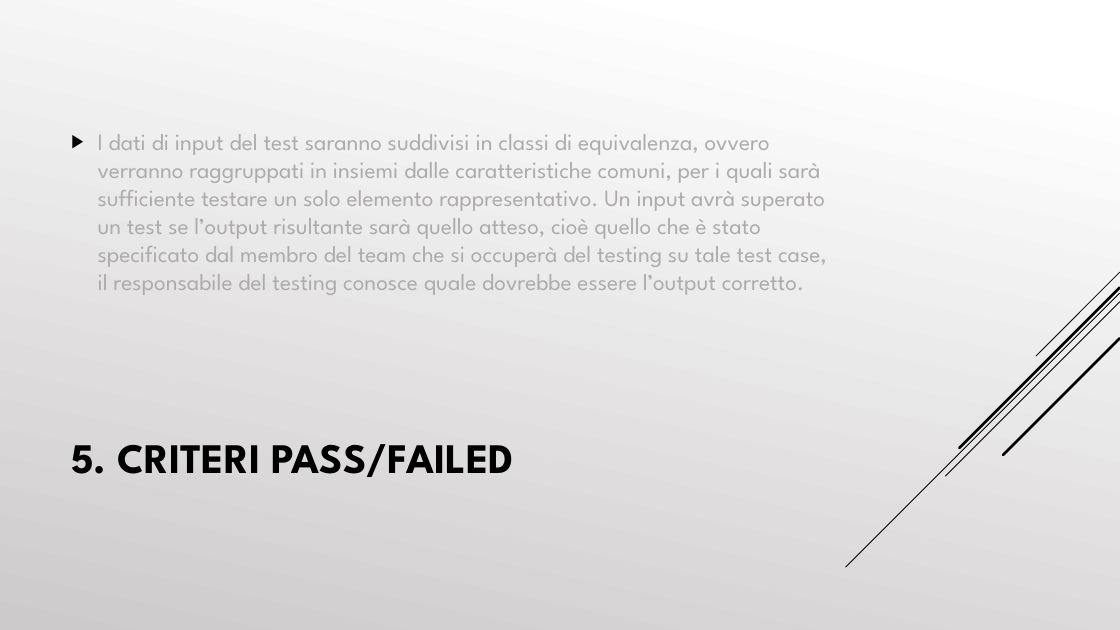
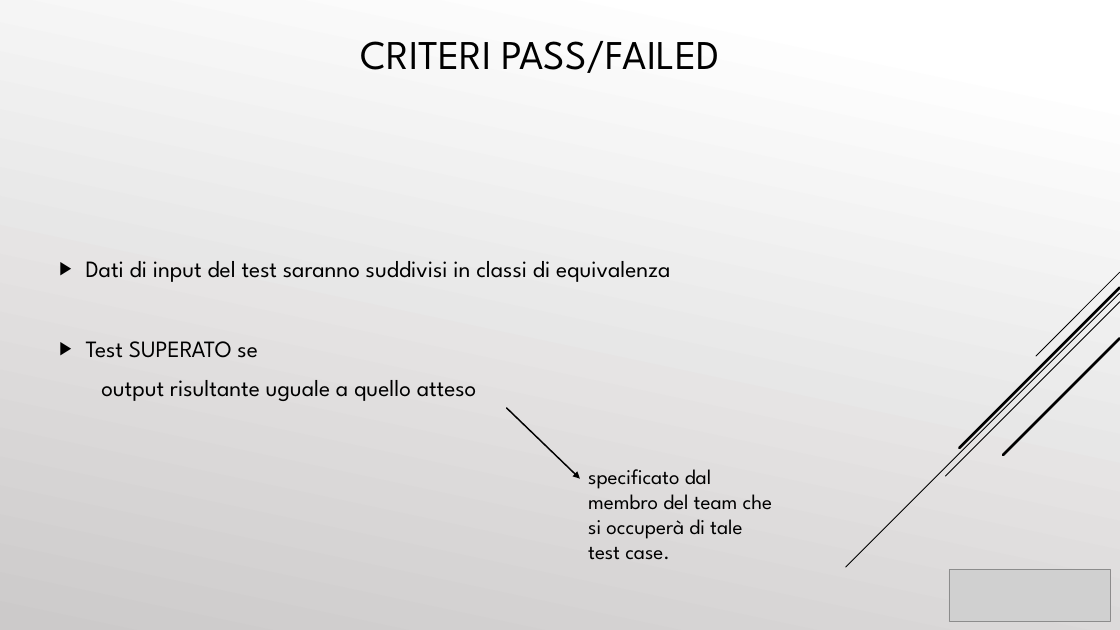
Before and after one commit to cosimob28/GamesHub, a slide deck: slide 47 of Work in progress/Presentazione/GamesHub.pptx. Drawn at 1120x630 pixels with LibreOffice and Linux fonts; fonts in the diff are those of the drawing; grey boxes stand for pictures. Boxes give left, top, right and bottom in pixels: in the first picture for what was removed or moved away, otherwise in the second. Text is boxed around its words. In the diff, an @@ line names an element or a change of style, - is before the commit and + after.

```diff
--- a/Work in progress/Presentazione/GamesHub.pptx
+++ b/Work in progress/Presentazione/GamesHub.pptx
@@ text at bbox=[361, 41, 720, 73]: text changed; size 36 to 35 pt; bold off @@
-5. CRITERI PASS/FAILED
+CRITERI PASS/FAILED
@@ text at bbox=[86, 261, 670, 401]: text changed; text colour #AFABAB to #000000 @@
-▶ I dati di input del test saranno suddivisi in classi di equivalenza, ovvero verranno raggruppati in insiemi dalle caratteristiche comuni, per i quali sarà sufficiente testare un solo elemento rappresentativo. Un input avrà superato un test se l’output risultante sarà quello atteso, cioè quello che è stato specificato dal membro del team che si occuperà del testing su tale test case, il responsabile del testing conosce quale dovrebbe essere l’output corretto.
+▶ Dati di input del test saranno suddivisi in classi di equivalenza
+▶ Test SUPERATO se
+output risultante uguale a quello atteso
@@ arrow added from (507, 408) to (580, 479), #000000 1.25 pt @@
@@ text added at bbox=[588, 469, 772, 560], 18 pt, text #000000 @@
+specificato dal membro del team che si occuperà di tale test case.
@@ picture added at bbox=[949, 570, 1111, 622] @@
```
Also in this commit, not shown: 53 other slides changed, 2 slides added, 2 slides removed.
